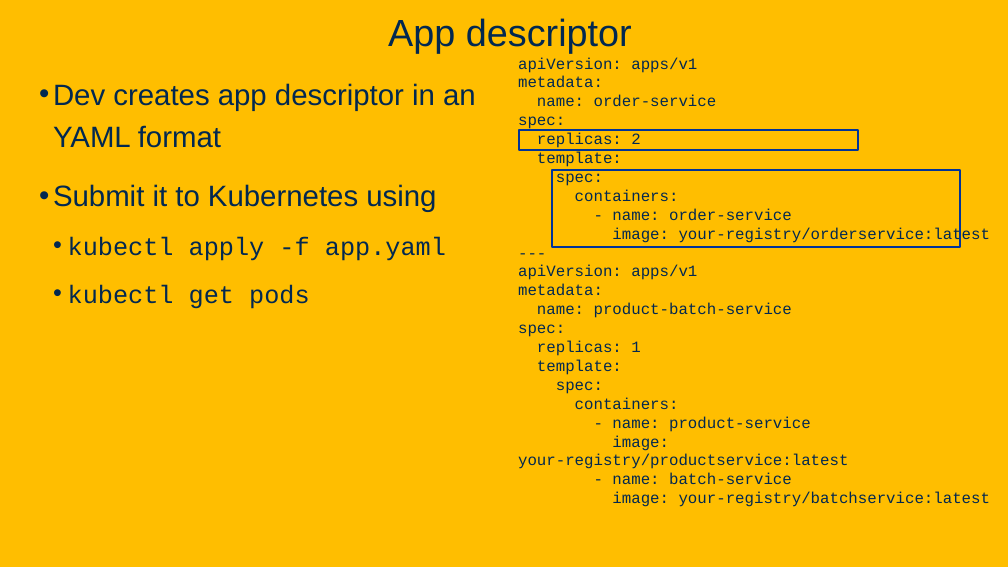
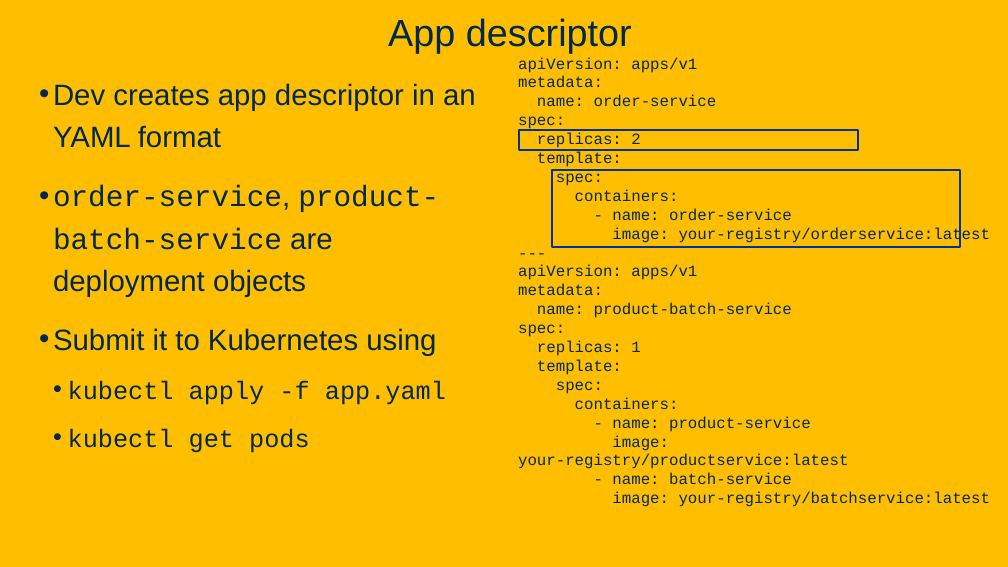
Before and after one commit to davsec-teaching/W26_ECS_160, a slide deck: slide 20 of slides/Kubernetes.pptx (slide 19 before the commit). Drawn at 1008x567 pixels with LibreOffice and Linux fonts; fonts in the diff are those of the drawing; background and template pictures are left out. Boxes give left, top, right and bottom in pixels: in the first picture for what was removed or moved away, otherwise in the second. Text is boxed around its words. In the diff, an @@ line names an element or a change of style, - is before the commit and + after.

```diff
--- a/slides/Kubernetes.pptx
+++ b/slides/Kubernetes.pptx
@@ text at [53, 185, 439, 297]: paragraph added @@
+• order-service, product-batch-service are deployment objects
```
Also in this commit, not shown: 16 other slides changed, 7 slides added, 1 slide removed, 1 other file.
